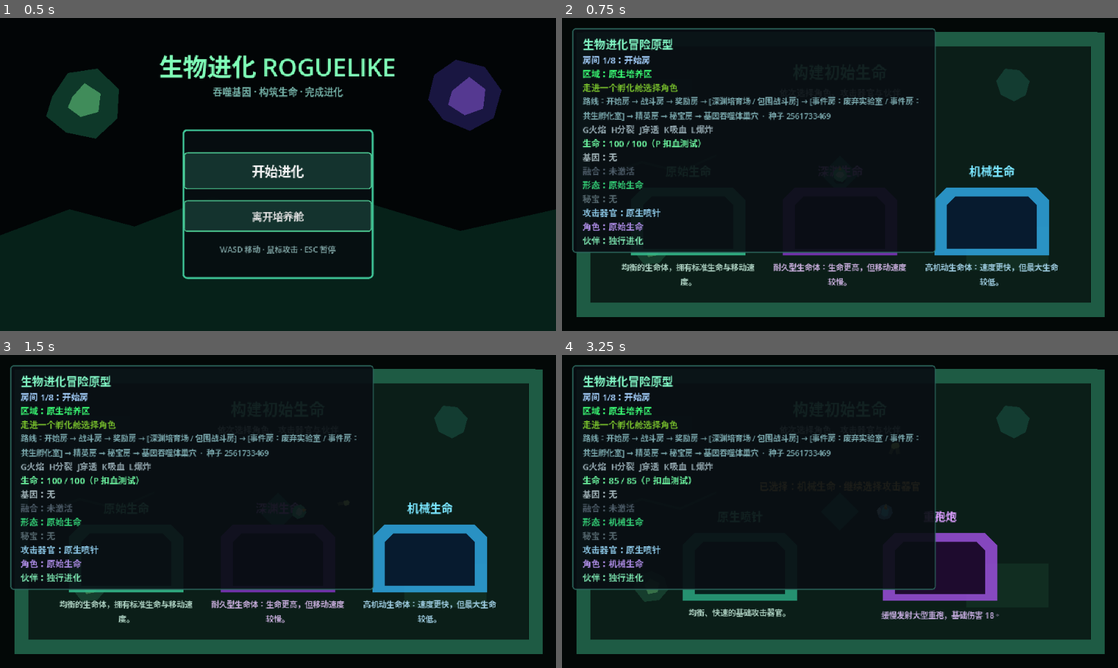
Above: before the commit, frames 1-4 (two rows, left to right).
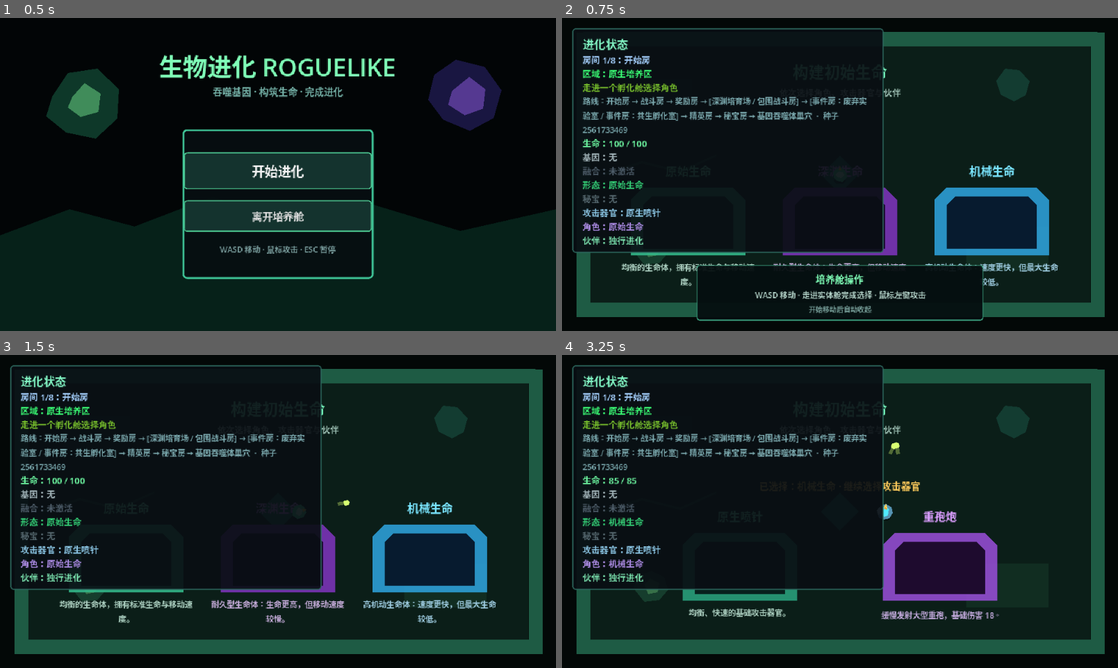
Above: after the commit, the same moments.

Repository: LIJUNCAN1/-Roguelike
Game: Godot game, scene res://scenes/ui/title_screen.tscn
Same seed, same stepped clock (60 frames per second), same inputs: the game is played once before the commit and once after it.
Inputs (mouse positions are in pixels of both pictures, inside the frame that each line leads up to):
- Up to frame 1 (0.5 s): no input
- Up to frame 2 (0.75 s): click "开始进化" at 0.5 s
- Up to frame 3 (1.5 s): tap Enter (ui_accept) at 1.25 s; move the mouse to (400, 495) at 1.27 s; press the mouse at (400, 495) at 1.28 s; hold D (move_right) from 1.28 s (still down)
- Up to frame 4 (3.25 s): tap Enter (ui_accept) at 1.52, 1.55, 1.82, 2.1, 2.27, 2.57, 3.05 s; move the mouse to (728, 527) at 2.02 s; release D (move_right) at 2.03 s; release the mouse at (728, 527) at 2.03 s; hold S (move_down) 2.03-2.78 s; click (728, 527) at 2.3 s; move the mouse to (895, 442) at 2.77 s; press the mouse at (895, 442) at 2.78 s; hold D (move_right) from 2.78 s (still down)

Frame 1 is identical in both runs. In frame 2, 7.6% of the frame differs, in the area x 3-76%, y 3-97%; in frame 3, 3.4%; in frame 4, 4.9%.

Commit message:
feat: polish hud and onboarding

Diff:
--- a/scenes/main/main.tscn
+++ b/scenes/main/main.tscn
@@ -18,6 +18,9 @@
 [ext_resource type="Script" path="res://scripts/characters/character_status_presenter.gd" id="16_character_status"]
 [ext_resource type="Script" path="res://scripts/companions/companion_status_presenter.gd" id="17_companion_status"]
 [ext_resource type="PackedScene" path="res://scenes/ui/pause_menu.tscn" id="18_pause_menu"]
+[ext_resource type="Script" path="res://scripts/ui/build_status_presenter.gd" id="19_build_status"]
+[ext_resource type="Script" path="res://scripts/ui/relic_status_presenter.gd" id="20_relic_status"]
+[ext_resource type="PackedScene" path="res://scenes/ui/tutorial_overlay.tscn" id="21_tutorial"]
 
 [sub_resource type="StyleBoxFlat" id="StyleBoxFlat_panel"]
 bg_color = Color(0.035, 0.055, 0.075, 0.92)
@@ -41,18 +44,27 @@
 lifesteal_gene = ExtResource("6_lifesteal_gene")
 explosion_gene = ExtResource("7_explosion_gene")
 gene_manager_path = NodePath("../World/Player/GeneManager")
-fusion_manager_path = NodePath("../World/Player/FusionManager")
-evolution_system_path = NodePath("../World/Player/EvolutionSystem")
 player_health_path = NodePath("../World/Player/HealthComponent")
-status_label_path = NodePath("../Interface/StagePanel/MarginContainer/Labels/GeneStatus")
-fusion_status_label_path = NodePath("../Interface/StagePanel/MarginContainer/Labels/FusionStatus")
-evolution_status_label_path = NodePath("../Interface/StagePanel/MarginContainer/Labels/EvolutionStatus")
-health_label_path = NodePath("../Interface/StagePanel/MarginContainer/Labels/HealthStatus")
 
 [node name="RelicTestHarness" type="Node" parent="."]
 script = ExtResource("13_relic_test")
 dragon_heart = ExtResource("14_dragon_heart")
 relic_manager_path = NodePath("../World/Player/RelicManager")
+
+[node name="BuildStatusPresenter" type="Node" parent="."]
+script = ExtResource("19_build_status")
+gene_manager_path = NodePath("../World/Player/GeneManager")
+fusion_manager_path = NodePath("../World/Player/FusionManager")
+evolution_system_path = NodePath("../World/Player/EvolutionSystem")
+player_health_path = NodePath("../World/Player/HealthComponent")
+gene_label_path = NodePath("../Interface/StagePanel/MarginContainer/Labels/GeneStatus")
+fusion_label_path = NodePath("../Interface/StagePanel/MarginContainer/Labels/FusionStatus")
+evolution_label_path = NodePath("../Interface/StagePanel/MarginContainer/Labels/EvolutionStatus")
+health_label_path = NodePath("../Interface/StagePanel/MarginContainer/Labels/HealthStatus")
+
+[node name="RelicStatusPresenter" type="Node" parent="."]
+script = ExtResource("20_relic_status")
+relic_manager_path = NodePath("../World/Player/RelicManager")
 status_label_path = NodePath("../Interface/StagePanel/MarginContainer/Labels/RelicStatus")
 
 [node name="WeaponStatusPresenter" type="Node" parent="."]
@@ -87,8 +99,8 @@
 [node name="StagePanel" type="PanelContainer" parent="Interface"]
 offset_left = 12.0
 offset_top = 12.0
-offset_right = 430.0
-offset_bottom = 264.0
+offset_right = 370.0
+offset_bottom = 246.0
 theme_override_styles/panel = SubResource("StyleBoxFlat_panel")
 
 [node name="MarginContainer" type="MarginContainer" parent="Interface/StagePanel"]
@@ -103,7 +115,7 @@
 [node name="Title" type="Label" parent="Interface/StagePanel/MarginContainer/Labels"]
 theme_override_colors/font_color = Color(0.5, 0.95, 0.76, 1)
 theme_override_font_sizes/font_size = 13
-text = "生物进化冒险原型"
+text = "进化状态"
 
 [node name="RoomStatus" type="Label" parent="Interface/StagePanel/MarginContainer/Labels"]
 theme_override_colors/font_color = Color(0.65, 0.82, 1, 1)
@@ -127,6 +139,7 @@
 autowrap_mode = 2
 
 [node name="Status" type="Label" parent="Interface/StagePanel/MarginContainer/Labels"]
+visible = false
 theme_override_colors/font_color = Color(0.58, 0.66, 0.69, 1)
 theme_override_font_sizes/font_size = 10
 text = "G火焰  H分裂  J穿透  K吸血  L爆炸"
@@ -134,7 +147,7 @@
 [node name="HealthStatus" type="Label" parent="Interface/StagePanel/MarginContainer/Labels"]
 theme_override_colors/font_color = Color(0.42, 0.95, 0.62, 1)
 theme_override_font_sizes/font_size = 10
-text = "生命：100 / 100（P 扣血测试）"
+text = "生命：100 / 100"
 
 [node name="GeneStatus" type="Label" parent="Interface/StagePanel/MarginContainer/Labels"]
 theme_override_font_sizes/font_size = 10
@@ -193,3 +206,5 @@
 result_panel_path = NodePath("../RunResultPanel")
 
 [node name="PauseMenu" parent="." instance=ExtResource("18_pause_menu")]
+
+[node name="TutorialOverlay" parent="." instance=ExtResource("21_tutorial")]
--- /dev/null
+++ b/scenes/ui/tutorial_overlay.tscn
@@ -0,0 +1,53 @@
+[gd_scene load_steps=3 format=3]
+
+[ext_resource type="Script" path="res://scripts/ui/tutorial_overlay.gd" id="1_script"]
+
+[sub_resource type="StyleBoxFlat" id="StyleBoxFlat_panel"]
+bg_color = Color(0.02, 0.055, 0.06, 0.94)
+border_width_left = 1
+border_width_top = 1
+border_width_right = 1
+border_width_bottom = 1
+border_color = Color(0.28, 0.76, 0.6, 0.9)
+corner_radius_top_left = 3
+corner_radius_top_right = 3
+corner_radius_bottom_right = 3
+corner_radius_bottom_left = 3
+
+[node name="TutorialOverlay" type="CanvasLayer"]
+layer = 10
+script = ExtResource("1_script")
+
+[node name="Panel" type="PanelContainer" parent="."]
+offset_left = 155.0
+offset_top = 284.0
+offset_right = 485.0
+offset_bottom = 348.0
+mouse_filter = 2
+theme_override_styles/panel = SubResource("StyleBoxFlat_panel")
+
+[node name="Content" type="VBoxContainer" parent="Panel"]
+layout_mode = 2
+theme_override_constants/separation = 3
+alignment = 1
+
+[node name="Title" type="Label" parent="Panel/Content"]
+layout_mode = 2
+theme_override_colors/font_color = Color(0.5, 1, 0.72, 1)
+theme_override_font_sizes/font_size = 11
+text = "培养舱操作"
+horizontal_alignment = 1
+
+[node name="Controls" type="Label" parent="Panel/Content"]
+layout_mode = 2
+theme_override_colors/font_color = Color(0.7, 0.82, 0.78, 1)
+theme_override_font_sizes/font_size = 9
+text = "WASD 移动 · 走进实体舱完成选择 · 鼠标左键攻击"
+horizontal_alignment = 1
+
+[node name="Dismiss" type="Label" parent="Panel/Content"]
+layout_mode = 2
+theme_override_colors/font_color = Color(0.45, 0.6, 0.58, 1)
+theme_override_font_sizes/font_size = 8
+text = "开始移动后自动收起"
+horizontal_alignment = 1
--- a/scripts/genes/gene_test_harness.gd
+++ b/scripts/genes/gene_test_harness.gd
@@ -1,60 +1,24 @@
 extends Node
 
+@export var debug_hotkeys_enabled: bool = false
 @export var fire_gene: GeneData
 @export var split_gene: GeneData
 @export var piercing_gene: GeneData
 @export var lifesteal_gene: GeneData
 @export var explosion_gene: GeneData
 @export_node_path("Node") var gene_manager_path: NodePath
-@export_node_path("Node") var fusion_manager_path: NodePath
-@export_node_path("Node") var evolution_system_path: NodePath
 @export_node_path("Node") var player_health_path: NodePath
-@export_node_path("Label") var status_label_path: NodePath
-@export_node_path("Label") var fusion_status_label_path: NodePath
-@export_node_path("Label") var evolution_status_label_path: NodePath
-@export_node_path("Label") var health_label_path: NodePath
-
 @onready var gene_manager: GeneManager = get_node(
 	gene_manager_path
 ) as GeneManager
-@onready var status_label: Label = get_node(status_label_path) as Label
-@onready var fusion_manager: FusionManager = get_node(
-	fusion_manager_path
-) as FusionManager
-@onready var fusion_status_label: Label = get_node(
-	fusion_status_label_path
-) as Label
-@onready var evolution_system: EvolutionSystem = get_node(
-	evolution_system_path
-) as EvolutionSystem
-@onready var evolution_status_label: Label = get_node(
-	evolution_status_label_path
-) as Label
 @onready var player_health: HealthComponent = get_node(
 	player_health_path
 ) as HealthComponent
-@onready var health_label: Label = get_node(
-	health_label_path
-) as Label
-
-
-func _ready() -> void:
-	gene_manager.genes_changed.connect(_update_status)
-	fusion_manager.fusions_changed.connect(_update_fusion_status)
-	evolution_system.evolution_changed.connect(
-		_on_evolution_changed
-	)
-	player_health.health_changed.connect(_update_health_status)
-	_update_status()
-	_update_fusion_status()
-	_update_evolution_status()
-	_update_health_status(
-		player_health.current_health,
-		player_health.max_health
-	)
 
 
 func _unhandled_input(event: InputEvent) -> void:
+	if not debug_hotkeys_enabled:
+		return
 	if event.is_action_pressed("damage_test_player"):
 		player_health.take_damage(30.0)
 		get_viewport().set_input_as_handled()
@@ -80,69 +44,3 @@
 		gene_manager.add_gene(selected_gene)
 
 	get_viewport().set_input_as_handled()
-
-
-func _update_status() -> void:
-	var active_genes := gene_manager.get_active_genes()
-	if active_genes.is_empty():
-		status_label.text = "基因：无"
-		status_label.modulate = Color(0.65, 0.72, 0.74, 1.0)
-		return
-
-	var gene_names := PackedStringArray()
-	for gene in active_genes:
-		gene_names.append(gene.display_name)
-
-	status_label.text = "基因：%s" % [
-		" + ".join(gene_names)
-	]
-	status_label.modulate = Color(1.0, 0.68, 0.3, 1.0)
-
-
-func _update_fusion_status() -> void:
-	var active_fusions := fusion_manager.get_active_fusions()
-	if active_fusions.is_empty():
-		fusion_status_label.text = "融合：未激活"
-		fusion_status_label.modulate = Color(0.55, 0.6, 0.64, 1.0)
-		return
-
-	var fusion_names := PackedStringArray()
-	for fusion in active_fusions:
-		fusion_names.append(fusion.display_name)
-
-	fusion_status_label.text = "融合：%s" % [
-		" + ".join(fusion_names)
-	]
-	fusion_status_label.modulate = Color(1.0, 0.25, 0.08, 1.0)
-
-
-func _on_evolution_changed(
-	_previous_evolution: EvolutionData,
-	_current_evolution: EvolutionData
-) -> void:
-	_update_evolution_status()
-
-
-func _update_evolution_status() -> void:
-	var evolution := evolution_system.get_current_evolution()
-	if evolution == null:
-		evolution_status_label.text = "形态：未知"
-		return
-
-	evolution_status_label.text = "形态：%s" % evolution.display_name
-	if evolution.id == &"fire_dragon":
-		evolution_status_label.modulate = Color(1.0, 0.18, 0.04, 1.0)
-	elif evolution.id == &"fire_life":
-		evolution_status_label.modulate = Color(1.0, 0.5, 0.12, 1.0)
-	else:
-		evolution_status_label.modulate = Color(0.45, 0.9, 0.68, 1.0)
-
-
-func _update_health_status(
-	current_health: float,
-	max_health: float
-) -> void:
-	health_label.text = "生命：%d / %d（P 扣血测试）" % [
-		roundi(current_health),
-		roundi(max_health)
-	]
--- a/scripts/relics/relic_test_harness.gd
+++ b/scripts/relics/relic_test_harness.gd
@@ -1,23 +1,15 @@
 extends Node
 
+@export var debug_hotkeys_enabled: bool = false
 @export var dragon_heart: RelicData
 @export_node_path("Node") var relic_manager_path: NodePath
-@export_node_path("Label") var status_label_path: NodePath
 
 @onready var relic_manager: RelicManager = get_node(
 	relic_manager_path
 ) as RelicManager
-@onready var status_label: Label = get_node(
-	status_label_path
-) as Label
-
-
-func _ready() -> void:
-	relic_manager.relics_changed.connect(_update_status)
-	_update_status()
-
-
 func _unhandled_input(event: InputEvent) -> void:
+	if not debug_hotkeys_enabled:
+		return
 	if not event.is_action_pressed("toggle_dragon_heart"):
 		return
 	if relic_manager.has_relic(dragon_heart.id):
@@ -25,17 +17,3 @@
 	else:
 		relic_manager.add_relic(dragon_heart)
 	get_viewport().set_input_as_handled()
-
-
-func _update_status() -> void:
-	var relics := relic_manager.get_active_relics()
-	if relics.is_empty():
-		status_label.text = "秘宝：无"
-		status_label.modulate = Color(0.58, 0.64, 0.66, 1.0)
-		return
-
-	var names := PackedStringArray()
-	for relic in relics:
-		names.append(relic.display_name)
-	status_label.text = "秘宝：%s" % " + ".join(names)
-	status_label.modulate = Color(1.0, 0.62, 0.24, 1.0)
--- /dev/null
+++ b/scripts/ui/build_status_presenter.gd
@@ -0,0 +1,104 @@
+class_name BuildStatusPresenter
+extends Node
+
+@export_node_path("Node") var gene_manager_path: NodePath
+@export_node_path("Node") var fusion_manager_path: NodePath
+@export_node_path("Node") var evolution_system_path: NodePath
+@export_node_path("Node") var player_health_path: NodePath
+@export_node_path("Label") var gene_label_path: NodePath
+@export_node_path("Label") var fusion_label_path: NodePath
+@export_node_path("Label") var evolution_label_path: NodePath
+@export_node_path("Label") var health_label_path: NodePath
+
+@onready var gene_manager: GeneManager = get_node(
+	gene_manager_path
+) as GeneManager
+@onready var fusion_manager: FusionManager = get_node(
+	fusion_manager_path
+) as FusionManager
+@onready var evolution_system: EvolutionSystem = get_node(
+	evolution_system_path
+) as EvolutionSystem
+@onready var player_health: HealthComponent = get_node(
+	player_health_path
+) as HealthComponent
+@onready var gene_label: Label = get_node(gene_label_path) as Label
+@onready var fusion_label: Label = get_node(
+	fusion_label_path
+) as Label
+@onready var evolution_label: Label = get_node(
+	evolution_label_path
+) as Label
+@onready var health_label: Label = get_node(
+	health_label_path
+) as Label
+
+
+func _ready() -> void:
+	gene_manager.genes_changed.connect(_update_genes)
+	fusion_manager.fusions_changed.connect(_update_fusions)
+	evolution_system.evolution_changed.connect(
+		_on_evolution_changed
+	)
+	player_health.health_changed.connect(_update_health)
+	_update_genes()
+	_update_fusions()
+	_update_evolution()
+	_update_health(
+		player_health.current_health,
+		player_health.max_health
+	)
+
+
+func _update_genes() -> void:
+	var active_genes := gene_manager.get_active_genes()
+	if active_genes.is_empty():
+		gene_label.text = "基因：无"
+		gene_label.modulate = Color(0.65, 0.72, 0.74, 1.0)
+		return
+
+	var gene_names := PackedStringArray()
+	for gene in active_genes:
+		gene_names.append(gene.display_name)
+	gene_label.text = "基因：%s" % " + ".join(gene_names)
+	gene_label.modulate = Color(1.0, 0.68, 0.3, 1.0)
+
+
+func _update_fusions() -> void:
+	var active_fusions := fusion_manager.get_active_fusions()
+	if active_fusions.is_empty():
+		fusion_label.text = "融合：未激活"
+		fusion_label.modulate = Color(0.55, 0.6, 0.64, 1.0)
+		return
+
+	var fusion_names := PackedStringArray()
+	for fusion in active_fusions:
+		fusion_names.append(fusion.display_name)
+	fusion_label.text = "融合：%s" % " + ".join(fusion_names)
+	fusion_label.modulate = Color(1.0, 0.25, 0.08, 1.0)
+
+
+func _on_evolution_changed(
+	_previous_evolution: EvolutionData,
+	_current_evolution: EvolutionData
+) -> void:
+	_update_evolution()
+
+
+func _update_evolution() -> void:
+	var evolution := evolution_system.get_current_evolution()
+	if evolution == null:
+		evolution_label.text = "形态：未知"
+		return
+	evolution_label.text = "形态：%s" % evolution.display_name
+	evolution_label.modulate = Color(0.45, 0.9, 0.68, 1.0)
+
+
+func _update_health(
+	current_health: float,
+	max_health: float
+) -> void:
+	health_label.text = "生命：%d / %d" % [
+		roundi(current_health),
+		roundi(max_health),
+	]
--- /dev/null
+++ b/scripts/ui/relic_status_presenter.gd
@@ -0,0 +1,31 @@
+class_name RelicStatusPresenter
+extends Node
+
+@export_node_path("Node") var relic_manager_path: NodePath
+@export_node_path("Label") var status_label_path: NodePath
+
+@onready var relic_manager: RelicManager = get_node(
+	relic_manager_path
+) as RelicManager
+@onready var status_label: Label = get_node(
+	status_label_path
+) as Label
+
+
+func _ready() -> void:
+	relic_manager.relics_changed.connect(_update_status)
+	_update_status()
+
+
+func _update_status() -> void:
+	var relics := relic_manager.get_active_relics()
+	if relics.is_empty():
+		status_label.text = "秘宝：无"
+		status_label.modulate = Color(0.58, 0.64, 0.66, 1.0)
+		return
+
+	var names := PackedStringArray()
+	for relic in relics:
+		names.append(relic.display_name)
+	status_label.text = "秘宝：%s" % " + ".join(names)
+	status_label.modulate = Color(1.0, 0.62, 0.24, 1.0)
--- /dev/null
+++ b/scripts/ui/tutorial_overlay.gd
@@ -0,0 +1,30 @@
+class_name TutorialOverlay
+extends CanvasLayer
+
+@onready var panel: Control = $Panel
+
+
+func _ready() -> void:
+	panel.visible = true
+
+
+func _unhandled_input(event: InputEvent) -> void:
+	if not panel.visible:
+		return
+	if (
+		event.is_action_pressed("move_up")
+		or event.is_action_pressed("move_down")
+		or event.is_action_pressed("move_left")
+		or event.is_action_pressed("move_right")
+		or event.is_action_pressed("attack")
+		or event.is_action_pressed("ui_accept")
+	):
+		dismiss()
+
+
+func dismiss() -> void:
+	panel.visible = false
+
+
+func is_tutorial_visible() -> bool:
+	return panel.visible
--- /dev/null
+++ b/tests/hud_tutorial_smoke_test.gd
@@ -0,0 +1,61 @@
+extends SceneTree
+
+
+func _init() -> void:
+	call_deferred("_run")
+
+
+func _run() -> void:
+	var main_scene := load("res://scenes/main/main.tscn") as PackedScene
+	var main := main_scene.instantiate()
+	root.add_child(main)
+	await physics_frame
+	await process_frame
+
+	var gene_harness := main.get_node("GeneTestHarness")
+	var relic_harness := main.get_node("RelicTestHarness")
+	var debug_status := main.get_node(
+		"Interface/StagePanel/MarginContainer/Labels/Status"
+	) as Label
+	var health_status := main.get_node(
+		"Interface/StagePanel/MarginContainer/Labels/HealthStatus"
+	) as Label
+	var tutorial := main.get_node(
+		"TutorialOverlay"
+	) as TutorialOverlay
+
+	if (
+		bool(gene_harness.get("debug_hotkeys_enabled"))
+		or bool(relic_harness.get("debug_hotkeys_enabled"))
+		or debug_status.visible
+		or health_status.text.contains("测试")
+	):
+		push_error("Release HUD still exposed developer controls.")
+		quit(1)
+		return
+
+	if not tutorial.is_tutorial_visible():
+		push_error("First-run tutorial was not visible.")
+		quit(1)
+		return
+	tutorial.dismiss()
+	if tutorial.is_tutorial_visible():
+		push_error("Tutorial overlay could not be dismissed.")
+		quit(1)
+		return
+
+	var player := main.get_node("World/Player") as CharacterBody2D
+	var gene_manager := player.get_node("GeneManager") as GeneManager
+	var gene_status := main.get_node(
+		"Interface/StagePanel/MarginContainer/Labels/GeneStatus"
+	) as Label
+	gene_manager.add_gene(
+		load("res://data/genes/fire_gene.tres") as GeneData
+	)
+	if not gene_status.text.contains("火焰基因"):
+		push_error("Release build presenter did not update the HUD.")
+		quit(1)
+		return
+
+	print("HUD and tutorial smoke test passed.")
+	quit()
Not shown: 1 places in scenes/main/main.tscn that only renumber resources
Not shown, added: scripts/ui/build_status_presenter.gd.uid
Not shown, added: scripts/ui/relic_status_presenter.gd.uid
Not shown, added: scripts/ui/tutorial_overlay.gd.uid
Not shown, added: tests/hud_tutorial_smoke_test.gd.uid
Not shown, changed: README.md
